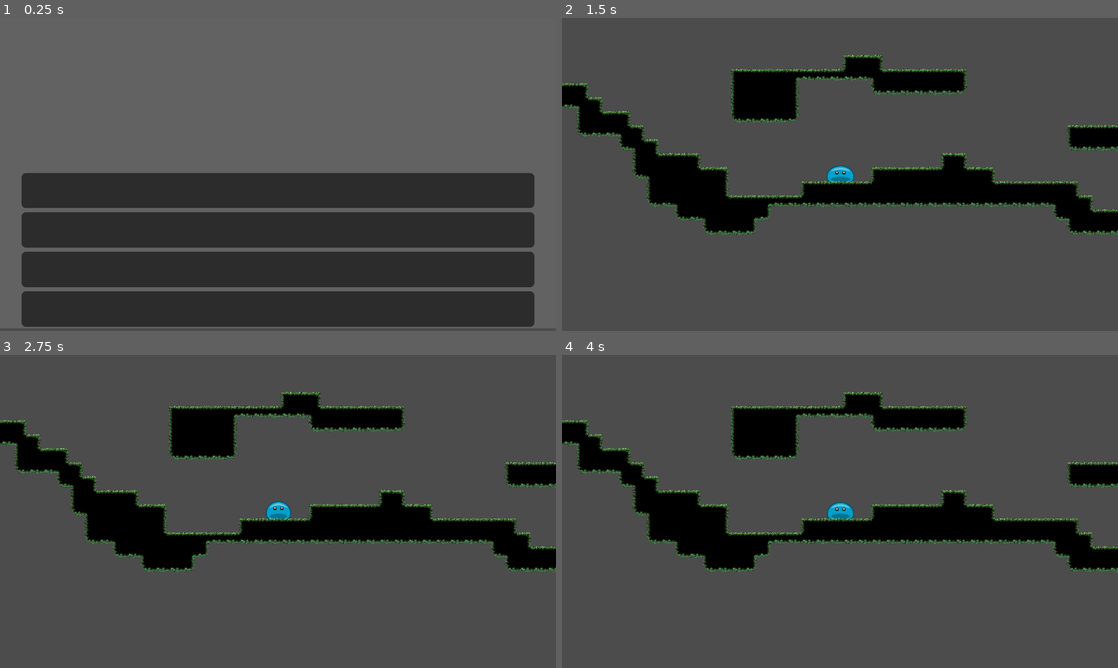
Above: before the commit, frames 1-4 (two rows, left to right).
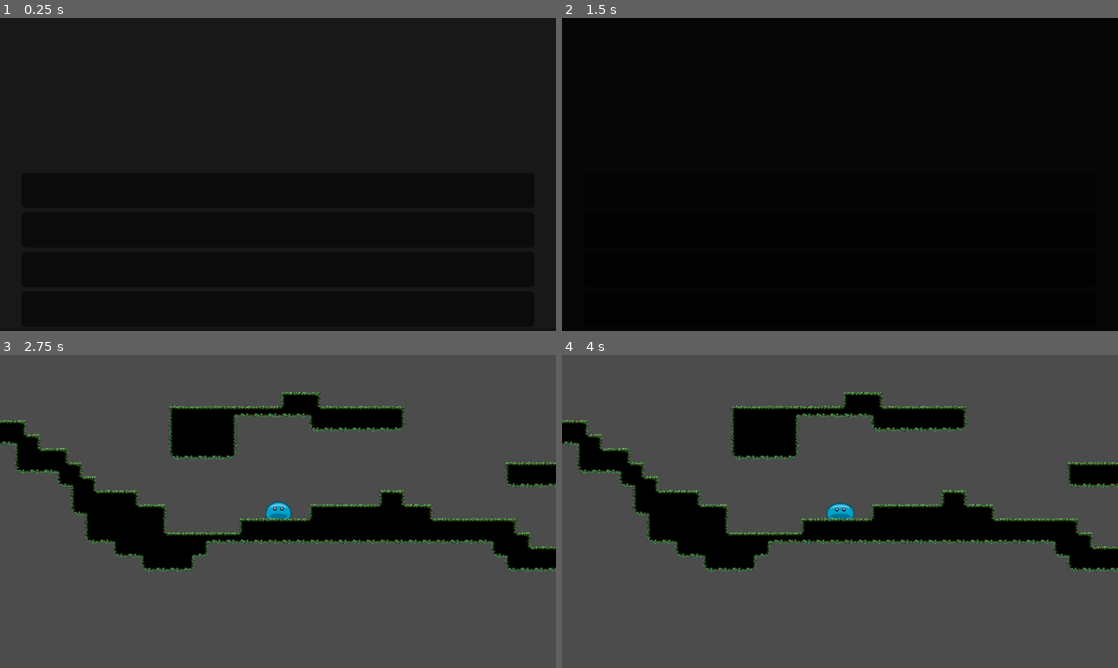
Above: after the commit, the same moments.

Repository: Javrel/Life-of-Blob
Game: Godot game, scene res://mainmenu.tscn
The game is run twice, just before and just after one commit, with the same random seed, the same clock (stepped at 60 frames per second) and the same inputs.
Inputs (mouse positions are in pixels of both pictures, inside the frame that each line leads up to):
- Up to frame 1 (0.25 s): no input
- Up to frame 2 (1.5 s): click "New Game" at 0.5 s; click (840, 190) at 1.25 s, where only the run after the commit has a clickable "New Game"
- Up to frame 3 (2.75 s): move the mouse to (400, 495) at 2.02 s
- Up to frame 4 (4 s): tap Enter at 2.75 s; move the mouse to (728, 527) at 2.77 s; tap Space at 3.5 s; move the mouse to (895, 442) at 3.52 s

The runs differ from the first frame. In frame 1, 100% of the frame differs, in the area x 0-100%, y 0-100%; in frame 2, 87%; in frame 3, less than 0.1%; in frame 4, less than 0.1%.

Commit message:
made a transition scene with some code to manage fade in and out transitions.
graphical transition applied to menus

Diff:
--- a/level1.tscn
+++ b/level1.tscn
@@ -14,4 +14,4 @@
 cell_size = Vector2( 512, 512 )
 cell_tile_origin = 1
 format = 1
-tile_data = PoolIntArray( -1835018, 1, 0, -1835017, 1, 26214 …(14966 unchanged characters)… 73, 589845, 1, 131073, 589846, 1, 131074 )
+tile_data = PoolIntArray( -1835018, 1, 0, -1835017, 1, 26214 …(14966 unchanged characters)… 73, 589845, 1, 131073, 589846, 1, 131074, 720933, 1, 196611 )
--- a/project.godot
+++ b/project.godot
@@ -13,6 +13,10 @@
 config/name="Life-of- Blob"
 run/main_scene="res://mainmenu.tscn"
 config/icon="res://icon.png"
+
+[autoload]
+
+Transition="*res://transition.tscn"
 
 [display]
 
--- a/scripts/mainmenu.gd
+++ b/scripts/mainmenu.gd
@@ -7,7 +7,7 @@
 
 # Called when the node enters the scene tree for the first time.
 func _ready():
-	pass
+	Transition.transition_in()
 
 func play_hover():
 	$Audio/Hover.play()
@@ -15,21 +15,16 @@
 func play_select():
 	$Audio/Select.play()
 
-func transition(scene):
-	if scene:
-		get_tree().change_scene(scene)
-	else:
-		get_tree().quit()
 
 
 func _on_QuitButton_button_up():
-	transition("")
+	Transition.change_scene("")
 
 func _on_NewGame2_button_up():
-	transition("res://level2.tscn")
+	Transition.change_scene("res://level2.tscn")
 
 func _on_NewGame1_button_up():
-	transition("res://level1.tscn")
+	Transition.change_scene("res://level1.tscn")
 
 func _on_OptionsButton_button_up():
 	pass # Replace with function body.
--- /dev/null
+++ b/transition.gd
@@ -0,0 +1,20 @@
+extends CanvasLayer
+
+
+signal transitioned
+
+
+func transition_in() -> void:
+	$AnimationPlayer.play("fade_to_normal")
+
+func transition_out() -> void:
+	$AnimationPlayer.play("fade_to_black")
+
+func change_scene(target: String) -> void:
+	transition_out()
+	yield($AnimationPlayer, 'animation_finished')
+	if target:
+		get_tree().change_scene(target)
+		transition_in()
+	else:
+		get_tree().quit()
--- /dev/null
+++ b/transition.tscn
@@ -0,0 +1,51 @@
+[gd_scene load_steps=4 format=2]
+
+[ext_resource path="res://transition.gd" type="Script" id=1]
+
+[sub_resource type="Animation" id=1]
+resource_name = "fade_to_black"
+tracks/0/type = "value"
+tracks/0/path = NodePath("../ColorRect:color")
+tracks/0/interp = 1
+tracks/0/loop_wrap = true
+tracks/0/imported = false
+tracks/0/enabled = true
+tracks/0/keys = {
+"times": PoolRealArray( 0, 1 ),
+"transitions": PoolRealArray( 1, 1 ),
+"update": 0,
+"values": [ Color( 0, 0, 0, 0 ), Color( 0, 0, 0, 1 ) ]
+}
+
+[sub_resource type="Animation" id=2]
+tracks/0/type = "value"
+tracks/0/path = NodePath("../ColorRect:color")
+tracks/0/interp = 1
+tracks/0/loop_wrap = true
+tracks/0/imported = false
+tracks/0/enabled = true
+tracks/0/keys = {
+"times": PoolRealArray( 0, 1 ),
+"transitions": PoolRealArray( 1, 1 ),
+"update": 0,
+"values": [ Color( 0, 0, 0, 1 ), Color( 0, 0, 0, 0 ) ]
+}
+
+[node name="TransitionScreen" type="CanvasLayer"]
+script = ExtResource( 1 )
+
+[node name="ColorRect" type="ColorRect" parent="."]
+margin_right = 1280.0
+margin_bottom = 720.0
+mouse_filter = 2
+color = Color( 0, 0, 0, 0 )
+__meta__ = {
+"_edit_use_anchors_": false
+}
+
+[node name="AnimationPlayer" type="AnimationPlayer" parent="."]
+root_node = NodePath(".")
+anims/fade_to_black = SubResource( 1 )
+anims/fade_to_normal = SubResource( 2 )
+
+[connection signal="animation_finished" from="AnimationPlayer" to="." method="_on_AnimationPlayer_animation_finished"]
